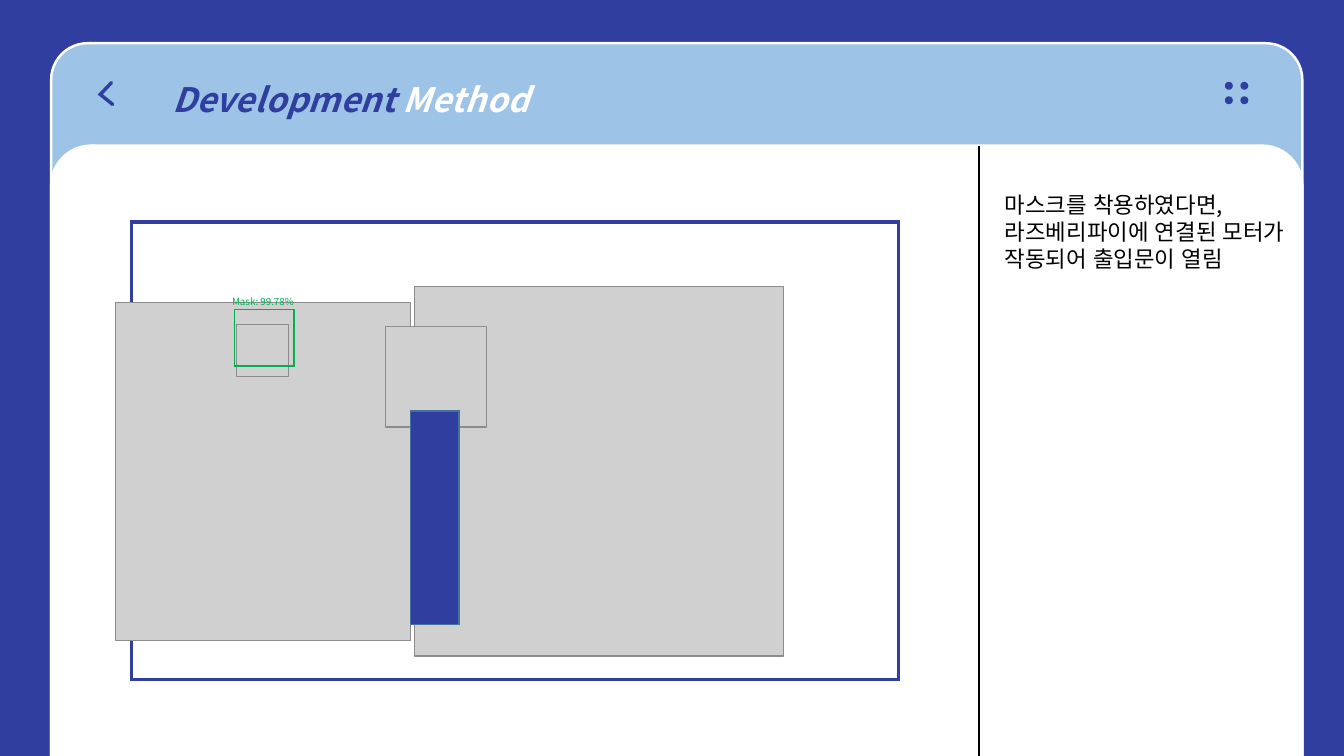
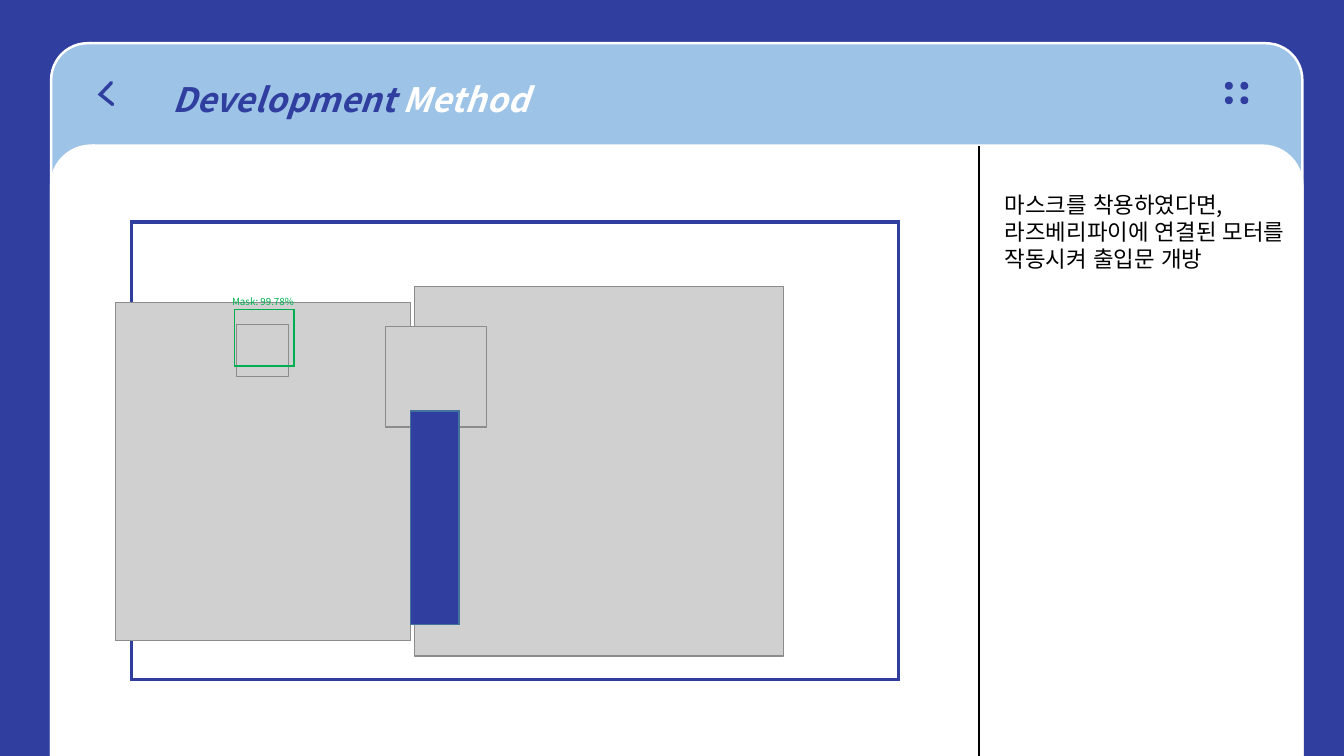
Before and after one commit to 1uv0cean/Wireless_Network, a slide deck: slide 9 of 발표자료.pptx (slide 8 before the commit). Drawn at 1344x756 pixels with LibreOffice and Linux fonts; fonts in the diff are those of the drawing; grey boxes stand for pictures. Boxes give left, top, right and bottom in pixels: in the first picture for what was removed or moved away, otherwise in the second. Text is boxed around its words. In the diff, an @@ line names an element or a change of style, - is before the commit and + after.

```diff
--- a/발표자료.pptx
+++ b/발표자료.pptx
@@ text at (1005, 221, 1285, 269): text changed @@
-라즈베리파이에 연결된 모터가 작동되어 출입문이 열림
+라즈베리파이에 연결된 모터를 작동시켜 출입문 개방
```
Also in this commit, not shown: 1 slide added.
